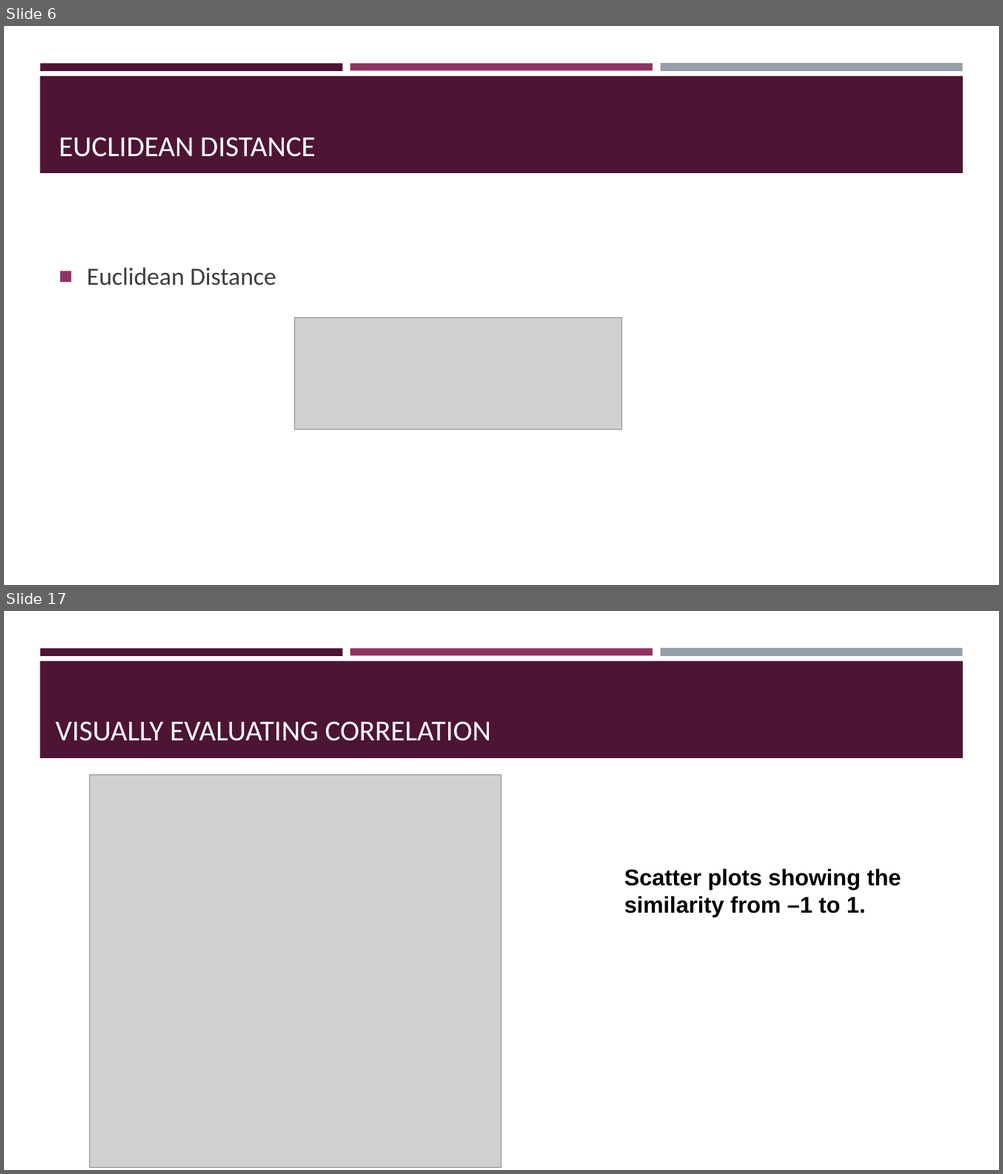
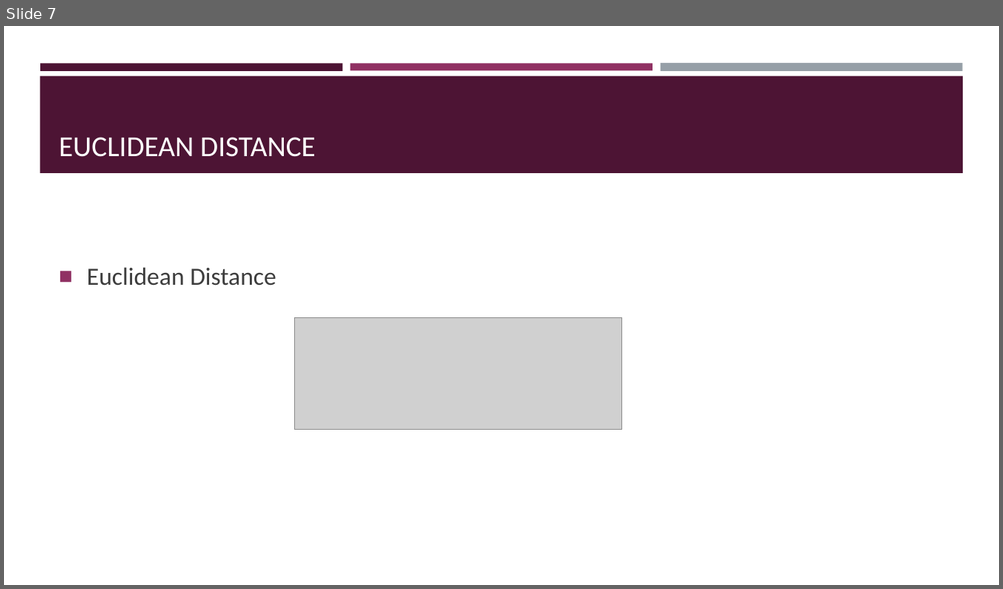
Before and after one commit to BeiyuLinCS/beiyulin.github.io, a slide deck: teach/fall_21/slides/ds_4.pptx. Shown one above the other, each under a label of ours: slides 6 and 17 before the commit, slide 7 after it; the slides between them are not shown. The pictures are 1003x1174 and 1003x589 pixels, drawn with LibreOffice and Linux fonts; fonts in the diff are those of the drawing; grey boxes stand for pictures. Boxes give left, top, right and bottom in pixels: in the first picture for what was removed or moved away, otherwise in the second. Text is boxed around its words. In the diff, an @@ line names an element or a change of style, - is before the commit and + after.

```diff
--- a/teach/fall_21/slides/ds_4.pptx
+++ b/teach/fall_21/slides/ds_4.pptx
@@ slide 17 removed at bbox=[4, 611, 999, 1170], background #FFFFFF; not listed: 4 template elements that a slide beside it also shows @@
@@ title removed at bbox=[56, 721, 491, 741] @@
-VISUALLY EVALUATING CORRELATION
@@ picture removed at bbox=[90, 775, 502, 1167] @@
@@ text removed at bbox=[624, 869, 901, 917] @@
-Scatter plots showing the similarity from –1 to 1.
@@ what was slide 6 is now slide 7 @@
```
Also in this commit, not shown: 12 slides changed, 1 slide added, 17 other slides removed, 10 other files.
